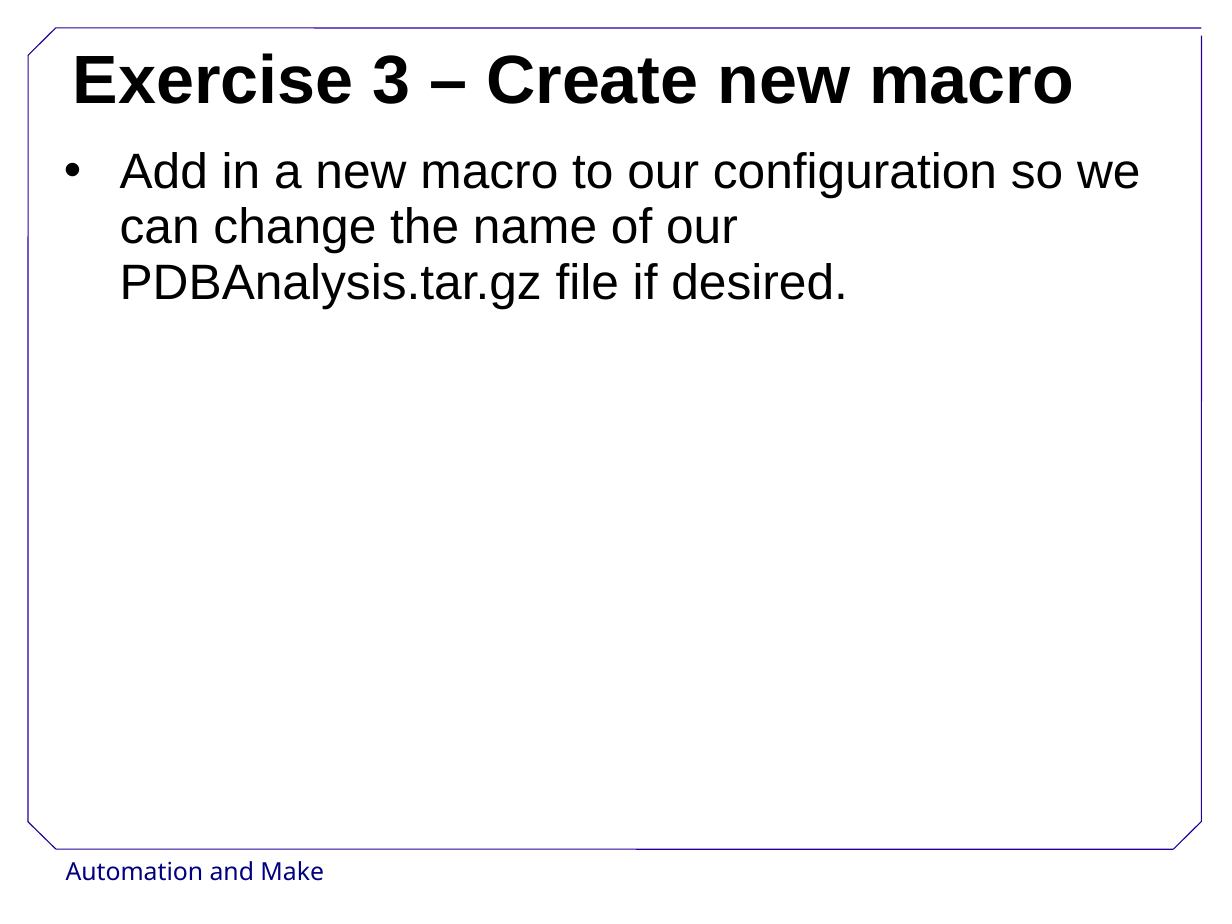
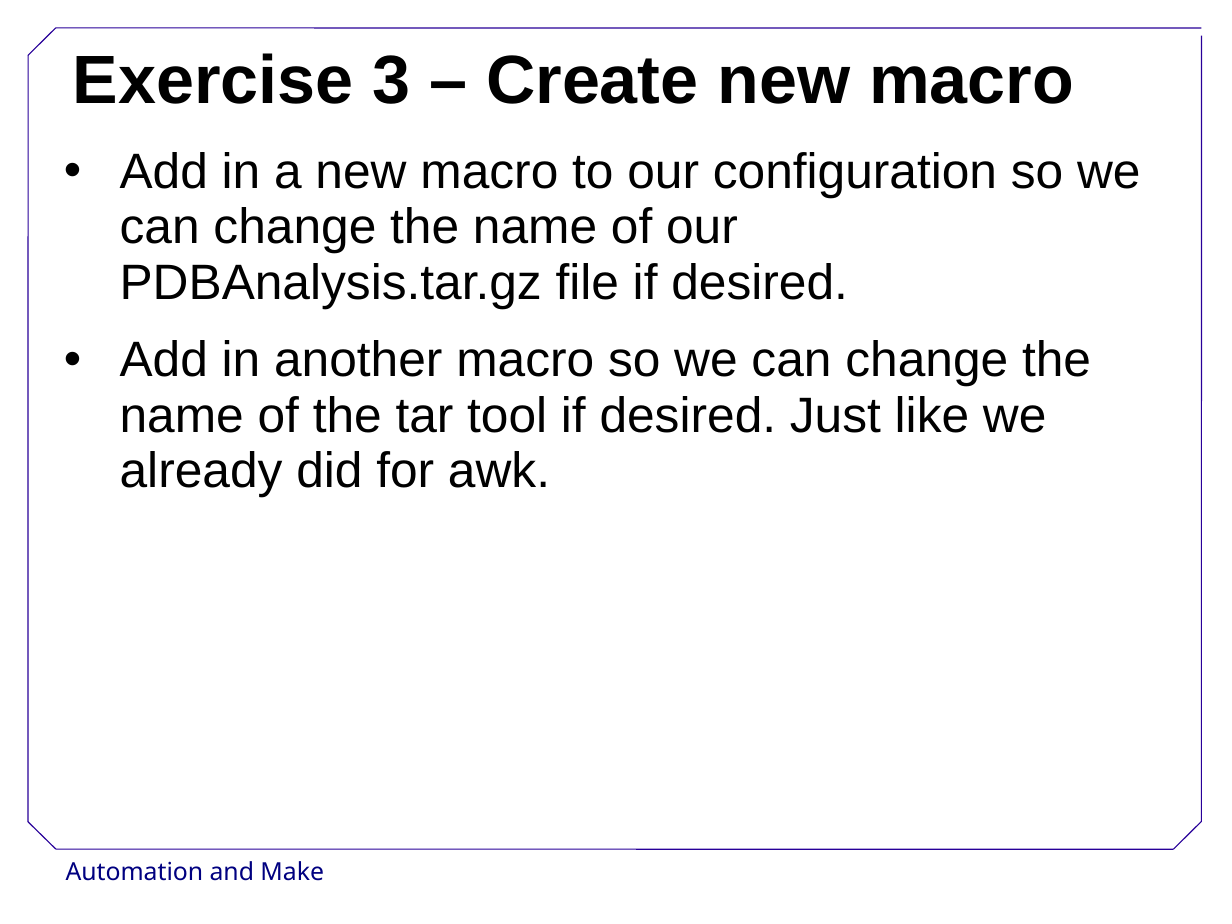
Before and after one commit to swcarpentry/DEPRECATED-boot-camps, a slide deck: slide 13 of instructor-make/AutomationMake.odp. Drawn at 1232x924 pixels with LibreOffice and Linux fonts; fonts in the diff are those of the drawing; background and template pictures are left out. Boxes give left, top, right and bottom in pixels: in the first picture for what was removed or moved away, otherwise in the second. Text is boxed around its words. In the diff, an @@ line names an element or a change of style, - is before the commit and + after.

Commit message:
Extend exercise 3

```diff
--- a/instructor-make/AutomationMake.odp
+++ b/instructor-make/AutomationMake.odp
@@ text at (120, 340, 1091, 497): paragraph added @@
+• Add in another macro so we can change the name of the tar tool if desired. Just like we already did for awk.
```
